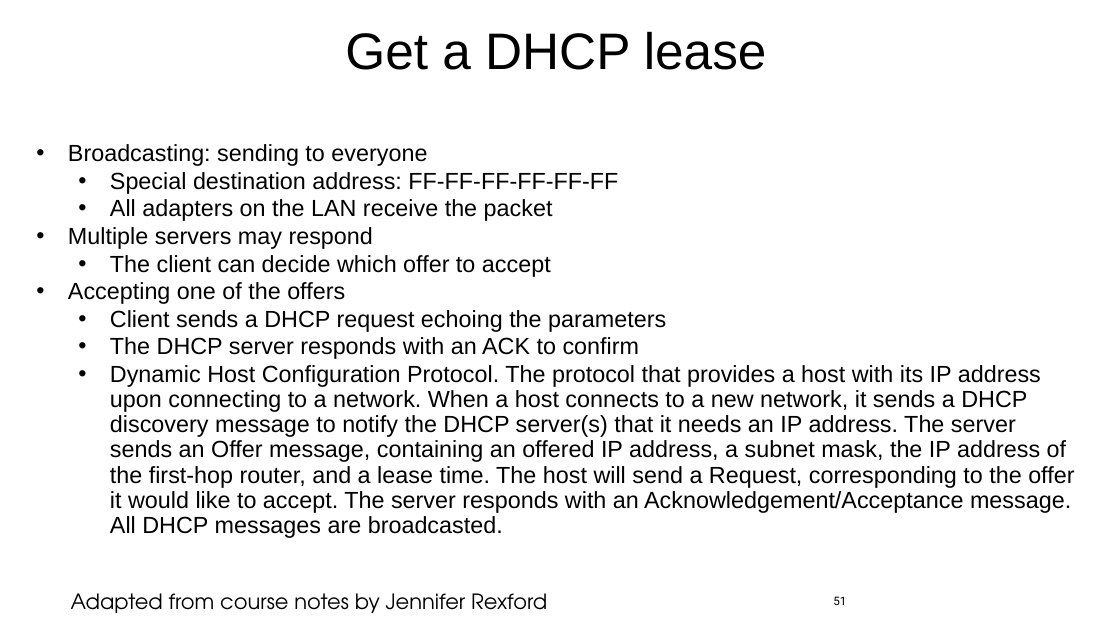
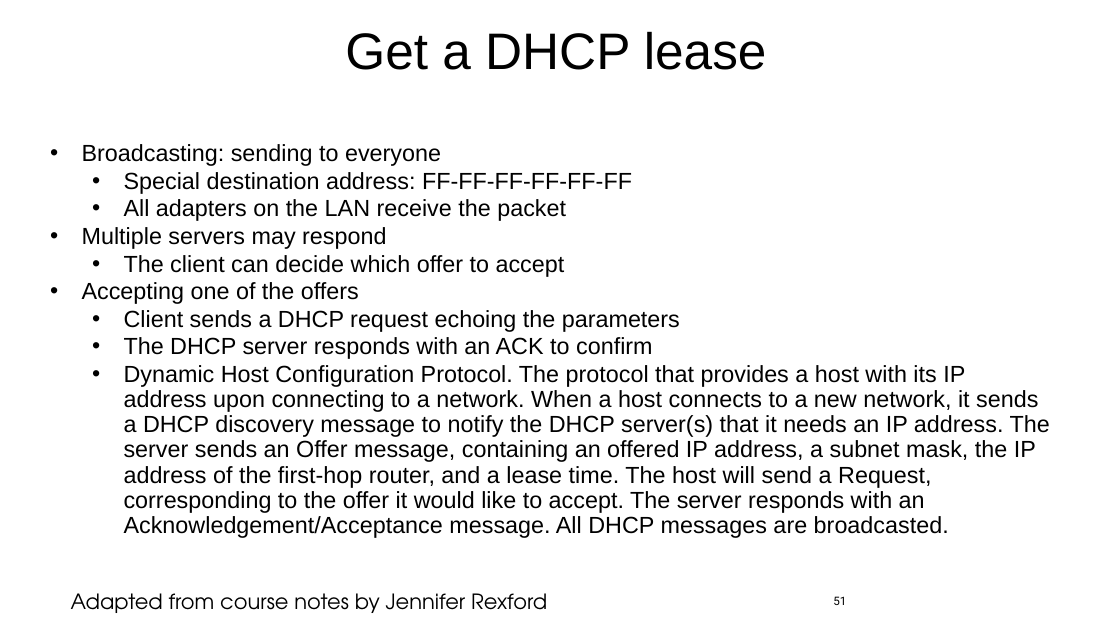
Before and after one commit to jlmucb/class_notes, a slide deck: slide 51 of IoT/pptx/IoTSoftwareNetworking.pptx. Drawn at 1120x630 pixels with LibreOffice and Linux fonts; fonts in the diff are those of the drawing. Boxes give left, top, right and bottom in pixels: in the first picture for what was removed or moved away, otherwise in the second. Text is boxed around its words. In the diff, an @@ line names an element or a change of style, - is before the commit and + after.

```diff
--- a/IoT/pptx/IoTSoftwareNetworking.pptx
+++ b/IoT/pptx/IoTSoftwareNetworking.pptx
@@ text "Broadcasting: sending to everyone" rewrapped from [68, 144, 1074, 538] to [82, 144, 1050, 538] @@
```
Also in this commit, not shown: 17 other slides changed, 1 other file.
